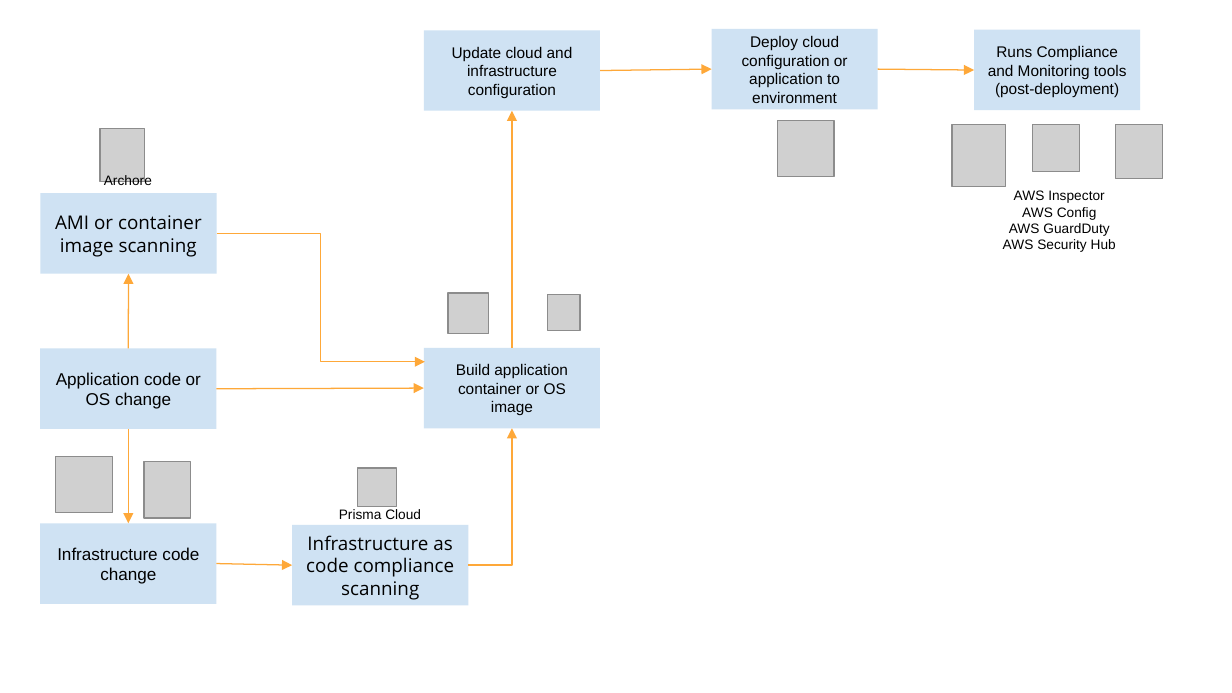
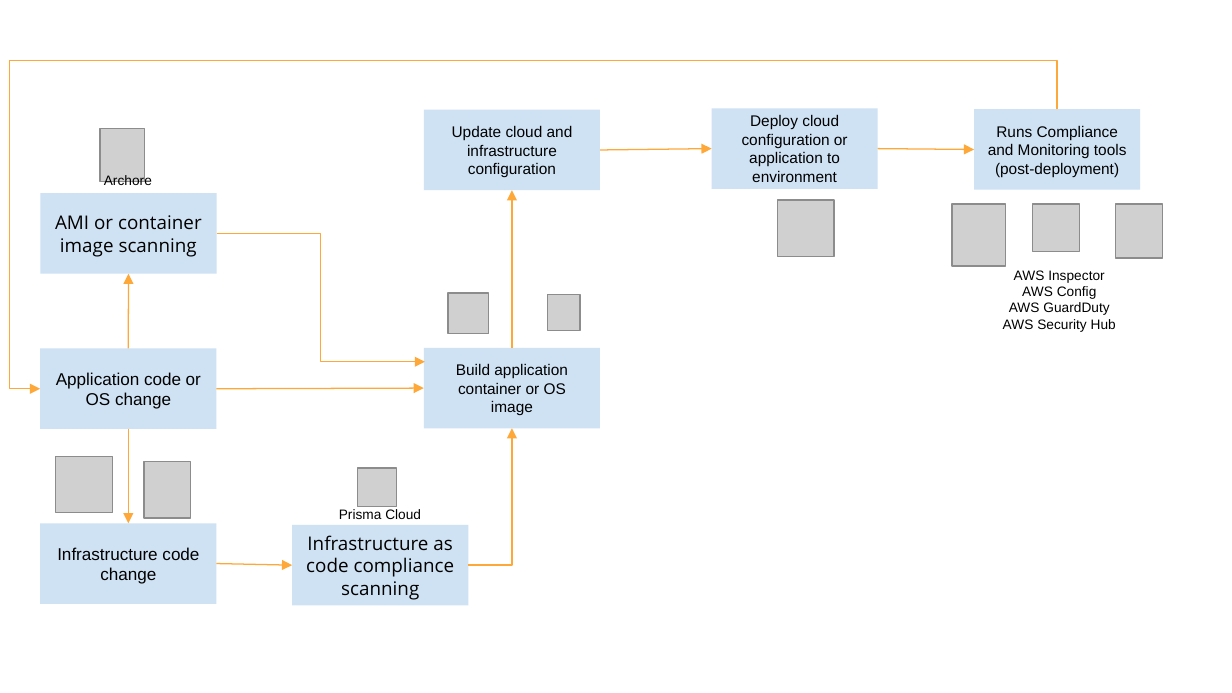
Before and after one commit to fthiagomedeiros/cloud-architect-project3, a slide deck: slide 1 of starter/DevOpsPipeline.pptx. Drawn at 1232x693 pixels with LibreOffice and Linux fonts; fonts in the diff are those of the drawing; grey boxes stand for pictures. Boxes give left, top, right and bottom in pixels: in the first picture for what was removed or moved away, otherwise in the second. Text is boxed around its words. In the diff, an @@ line names an element or a change of style, - is before the commit and + after.

Commit message:
DevSecOpsPipeline image and ppt

```diff
--- a/starter/DevOpsPipeline.pptx
+++ b/starter/DevOpsPipeline.pptx
@@ elbow arrow added from (1057, 110) to (41, 389), #FEA83A 0.75 pt @@
@@ 4 pictures, 3 rectangles, 2 arrows, 1 text: place and size @@
-4 pictures, 3 rectangles, 2 arrows, 1 text at [424, 28, 1162, 252]
+4 pictures, 3 rectangles, 2 arrows, 1 text at [424, 108, 1162, 332]
@@ arrow moved from (513, 347) - (513, 111) to (513, 347) - (513, 190) @@
```
Also in this commit, not shown: 1 other file.
